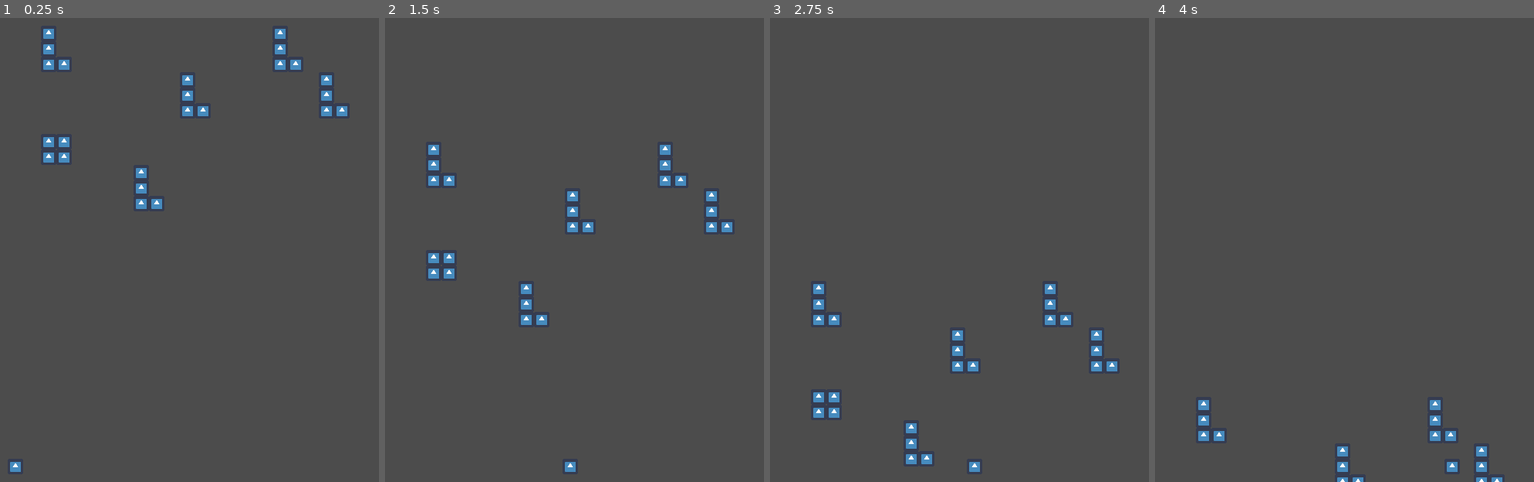
Above: before the commit, frames 1-4 (left to right).
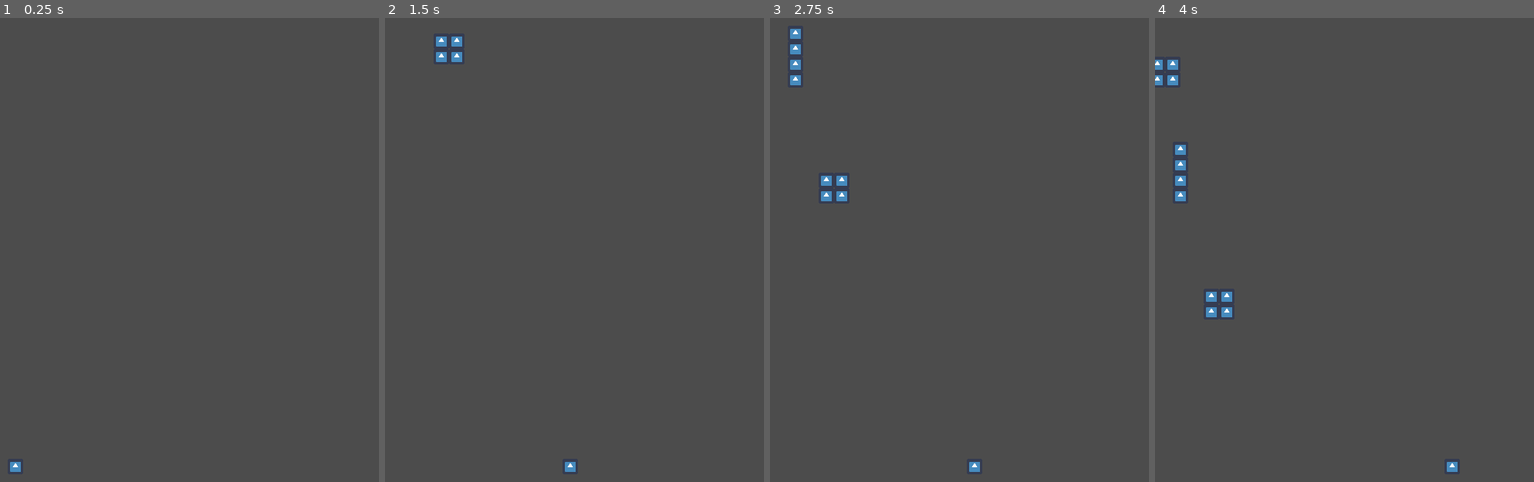
Above: after the commit, the same moments.

Repository: epayet/ludum-dare-41
Game: Godot game, scene res://World/World.tscn
The game is run twice, just before and just after one commit, with the same random seed, the same clock (stepped at 60 frames per second) and the same inputs. The engine's default icon, where the game draws it, is replaced by a stand-in: a white triangle on a blue panel in a dark square.
Inputs:
- Up to frame 1 (0.25 s): no input
- Up to frame 2 (1.5 s): tap Enter at 0.5 s; hold Right (ui_right) 0.53-1.28 s; hold Left (ui_left) from 1.28 s (still down)
- Up to frame 3 (2.75 s): release Left (ui_left) at 2.03 s; hold Right (ui_right) from 2.03 s (still down)
- Up to frame 4 (4 s): release Right (ui_right) at 3.53 s; hold Left (ui_left) from 3.53 s (still down)

The runs differ from the first frame. In frame 1, 1.5% of the frame differs, in the area x 11-92%, y 2-42%; in frame 2, 1.7%; in frame 3, 2.0%, in the area x 5-92%, y 2-97%; in frame 4, 1.6%.

Commit message:
spawn and despawn tetrominos

Diff:
--- a/Tetromino/Tetromino.gd
+++ b/Tetromino/Tetromino.gd
@@ -8,6 +8,8 @@
 
 func tick():
 	position.y += 30
+	if position.y > get_viewport().size.y + 100:
+		remove()
 
 func _on_Area2D_area_entered(area):
 	print(area.get_name())
--- a/World.gd
+++ b/World.gd
@@ -1,17 +1,39 @@
 extends Node
+
+var L = load("res://Tetromino/TetrominoL.tscn")
 
 export (int) var grid_width = 10
 export (int) var grid_height = 15
 export (PackedScene) var tetrominos
+export (int) var spawn_rate = 5
+export (int) var next_spawn = 0
 
 func _ready():
+	next_spawn = 0
+
 	pass
 
 func _process(delta):
+	randomize()
 	pass
 
 func _on_Player_move():
+	next_spawn -= 1
+	if next_spawn <= 0:
+		spawn_new_tetromino()
 	tick()
+
+func spawn_new_tetromino():
+	next_spawn = spawn_rate
+	var tetromino = random_tetromino()
+	tetromino.position.x = (randi() % grid_width) * 10
+	tetromino.position.y = -100
+	$Tetrominos.add_child(tetromino)
+
+func random_tetromino():
+	var tetrominos = ["L", "J", "I", "S", "Square", "T", "Z"]
+	var tetromino_type = tetrominos[randi() % tetrominos.size()]
+	return load("res://Tetromino/Tetromino" + tetromino_type + ".tscn").instance()
 
 func tick():
 	for tetromino in $Tetrominos.get_children():
--- a/World/World.tscn
+++ b/World/World.tscn
@@ -1,9 +1,8 @@
-[gd_scene load_steps=5 format=2]
+[gd_scene load_steps=4 format=2]
 
 [ext_resource path="res://World.gd" type="Script" id=1]
-[ext_resource path="res://Tetromino/TetrominoL.tscn" type="PackedScene" id=2]
-[ext_resource path="res://Tetromino/TetrominoSquare.tscn" type="PackedScene" id=3]
-[ext_resource path="res://Player/Player.tscn" type="PackedScene" id=4]
+[ext_resource path="res://Tetromino/Tetromino.tscn" type="PackedScene" id=2]
+[ext_resource path="res://Player/Player.tscn" type="PackedScene" id=3]
 
 [node name="World" type="Node2D" index="0"]
 
@@ -11,37 +10,13 @@
 script = ExtResource( 1 )
 grid_width = 10
 grid_height = 15
-tetrominos = null
+tetrominos = ExtResource( 2 )
+spawn_rate = 5
+next_spawn = 0
 
 [node name="Tetrominos" type="Node2D" parent="." index="0"]
 
-[node name="Node2D" parent="Tetrominos" index="0" instance=ExtResource( 2 )]
-
-position = Vector2( 60, 60 )
-
-[node name="Node2D2" parent="Tetrominos" index="1" instance=ExtResource( 2 )]
-
-position = Vector2( 240, 120 )
-_sections_unfolded = [ "Transform" ]
-
-[node name="Node2D3" parent="Tetrominos" index="2" instance=ExtResource( 2 )]
-
-position = Vector2( 180, 240 )
-
-[node name="Node2D4" parent="Tetrominos" index="3" instance=ExtResource( 2 )]
-
-position = Vector2( 420, 120 )
-
-[node name="Node2D5" parent="Tetrominos" index="4" instance=ExtResource( 3 )]
-
-position = Vector2( 60, 180 )
-
-[node name="Node2D6" parent="Tetrominos" index="5" instance=ExtResource( 2 )]
-
-position = Vector2( 360, 60 )
-_sections_unfolded = [ "Transform" ]
-
-[node name="Player" parent="." index="1" instance=ExtResource( 4 )]
+[node name="Player" parent="." index="1" instance=ExtResource( 3 )]
 
 position = Vector2( 17, 580 )
 SCALE = 60
